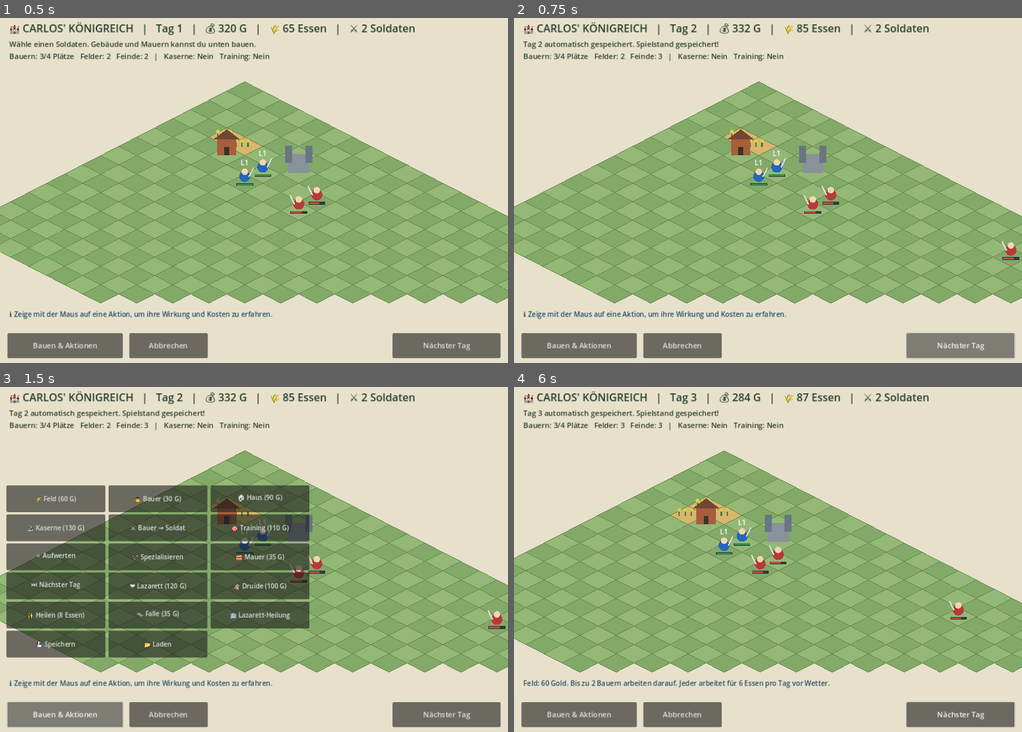
Above: before the commit, frames 1-4 (two rows, left to right).
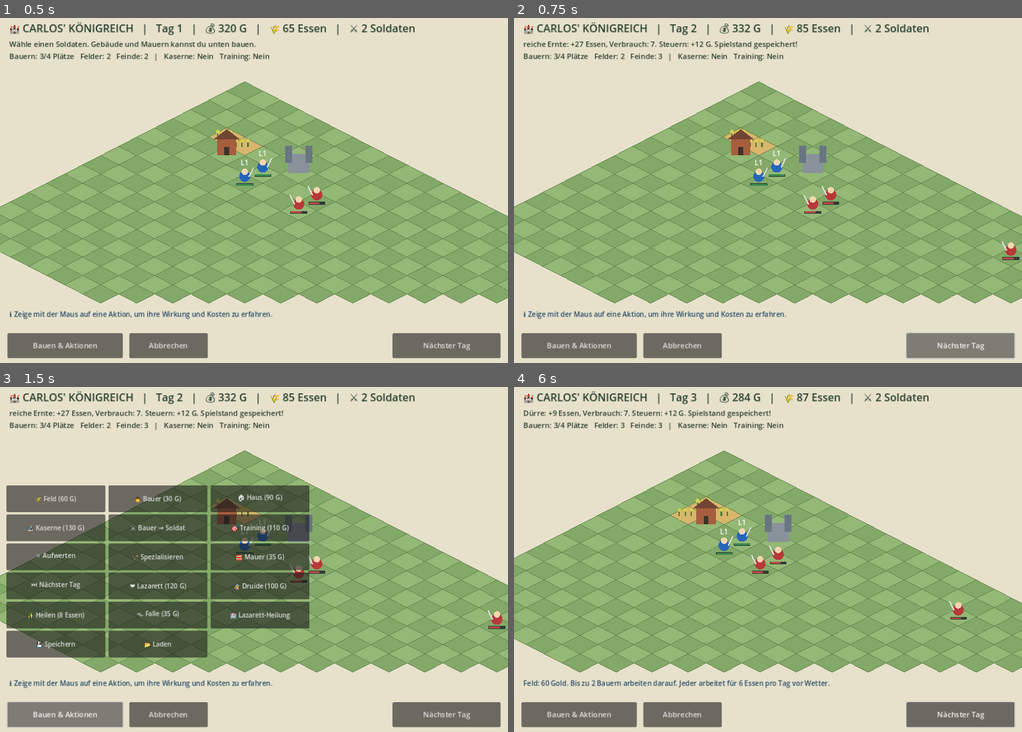
Above: after the commit, the same moments.

Repository: 5229ypgtsy-cmyk/Carlos-Koenigreich
Game: Godot game, scene res://main.tscn
Same seed, same stepped clock (60 frames per second), same inputs: the game is played once before the commit and once after it.
Inputs (mouse positions are in pixels of both pictures, inside the frame that each line leads up to):
- Up to frame 1 (0.5 s): no input
- Up to frame 2 (0.75 s): click "Nächster Tag" at 0.5 s
- Up to frame 3 (1.5 s): click "Bauen & Aktionen" at 1.25 s
- Up to frame 4 (6 s): click "🌾 Feld (60 G)" at 2 s; click "Abbrechen" at 2.75 s; tap Enter at 3.5, 5 s; drag from (768, 559) to (818, 483) at 3.52 s; tap Space at 4.25, 5.75 s; drag from (666, 576) to (742, 628) at 4.27 s; move the mouse to (818, 483) at 5.02 s; hold Right 5.03-5.75 s; drag from (742, 628) to (615, 507) at 5.77 s

Frame 1 is identical in both runs. In frame 2, 0.6% of the frame differs, in the area x 1-56%, y 6-10%; in frame 3, 0.6%; in frame 4, 0.5%.

Commit message:
Preserve harvest and consumption report after daily autosave

Diff:
--- a/main.gd
+++ b/main.gd
@@ -608,8 +608,9 @@
   gold+=20
   message+=" Nahrung verkauft: +20 G."
  _enemy_turn()
+ var day_report := message
  _save_game()
- message = "Tag %d automatisch gespeichert. " % turn + message
+ message = day_report + " " + message
  _refresh()
 
 func _hospital() -> void:
